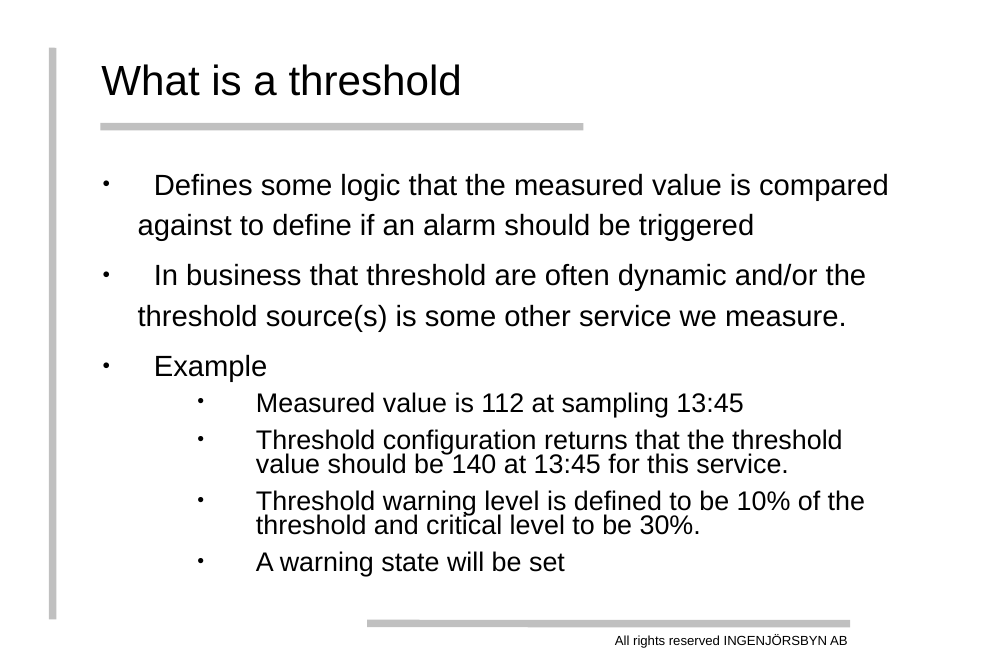
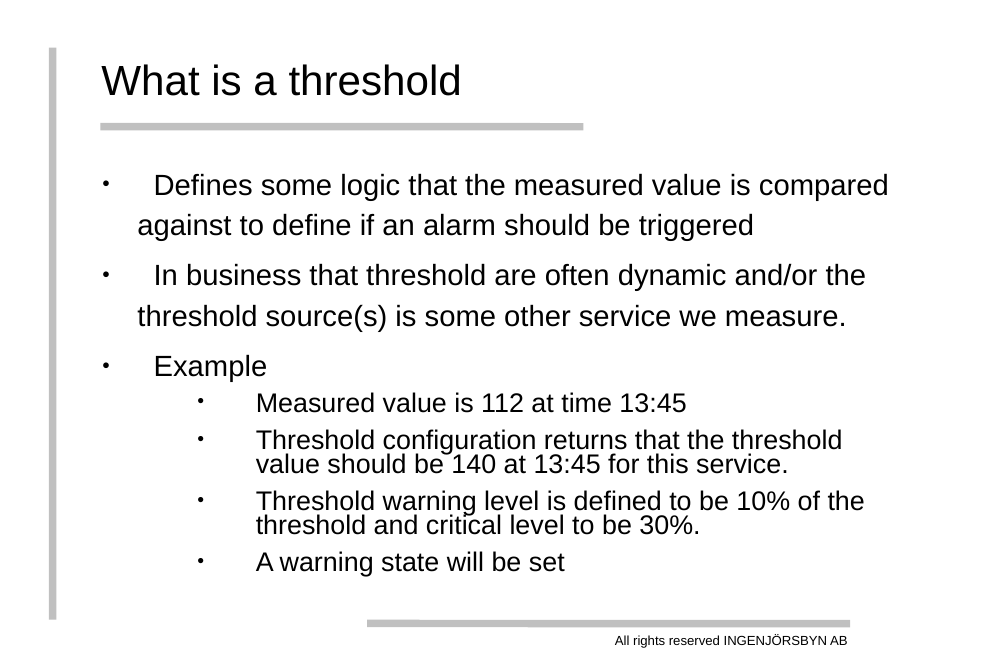
Before and after one commit to thenodon/bischeck, a slide deck: slide 18 of doc/bischeck.ppt (slide 17 before the commit). Drawn at 1008x672 pixels with LibreOffice and Linux fonts; fonts in the diff are those of the drawing; background and template pictures are left out. Boxes give left, top, right and bottom in pixels: in the first picture for what was removed or moved away, otherwise in the second. Text is boxed around its words. In the diff, an @@ line names an element or a change of style, - is before the commit and + after.

```diff
--- a/doc/bischeck.ppt
+++ b/doc/bischeck.ppt
@@ text at [256, 392, 686, 413]: text changed @@
-  ● Measured value is 112 at sampling 13:45
+  ● Measured value is 112 at time 13:45
```
Also in this commit, not shown: 8 other slides changed, 2 slides added, 1 slide removed.
